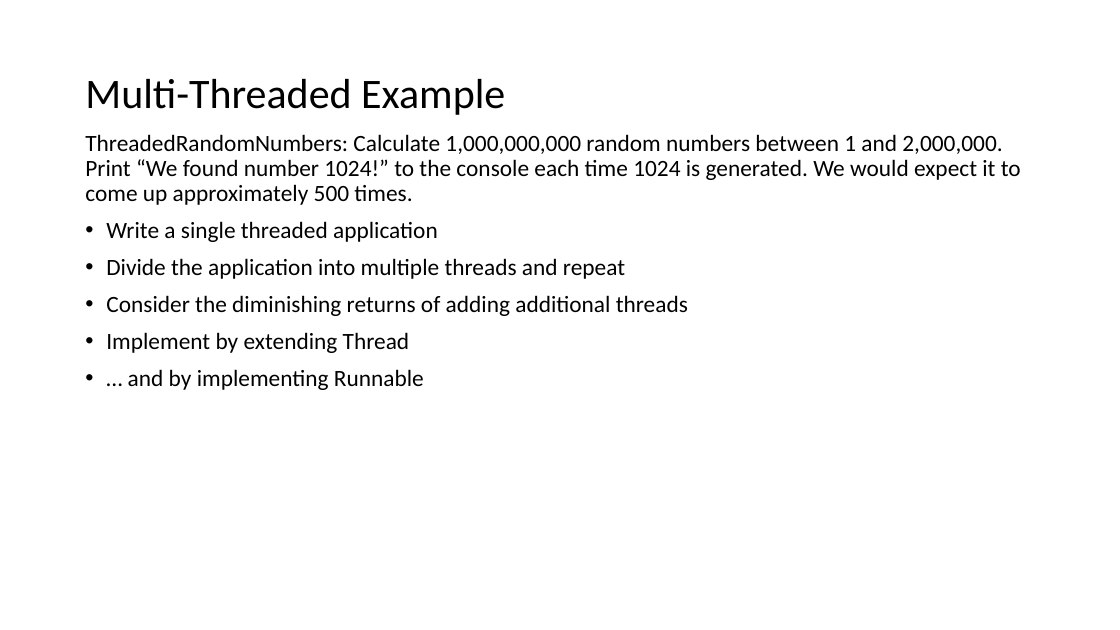
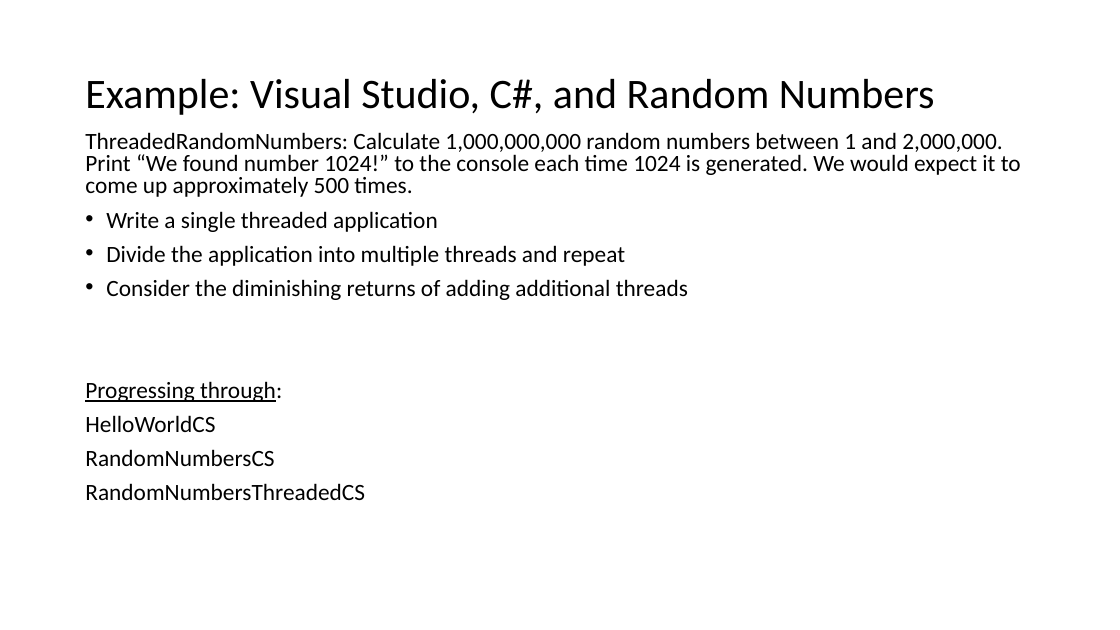
Before and after one commit to EricJPogue/www-epogue-info, a slide deck: slide 15 of CPSC-24500/Week06/2017SpringW06Slides.pptx (slide 20 before the commit). Drawn at 1120x630 pixels with LibreOffice and Linux fonts; fonts in the diff are those of the drawing. Boxes give left, top, right and bottom in pixels: in the first picture for what was removed or moved away, otherwise in the second. Text is boxed around its words. In the diff, an @@ line names an element or a change of style, - is before the commit and + after.

```diff
--- a/CPSC-24500/Week06/2017SpringW06Slides.pptx
+++ b/CPSC-24500/Week06/2017SpringW06Slides.pptx
@@ title at <box>85,79,935,115</box>: text changed @@
-Multi-Threaded Example
+Example: Visual Studio, C#, and Random Numbers
@@ text at <box>85,132,1021,300</box>: line spacing 0.9 to 0.8 @@
@@ text at <box>85,381,365,500</box>: text changed @@
-• Implement by extending Thread
-• … and by implementing Runnable
+Progressing through:
+HelloWorldCS
+RandomNumbersCS
+RandomNumbersThreadedCS
```
Also in this commit, not shown: 3 other slides changed, 8 slides added, 7 slides removed, 2 other files.
